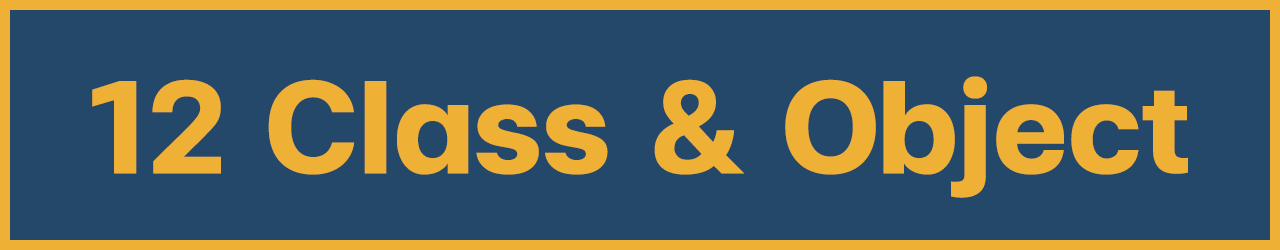
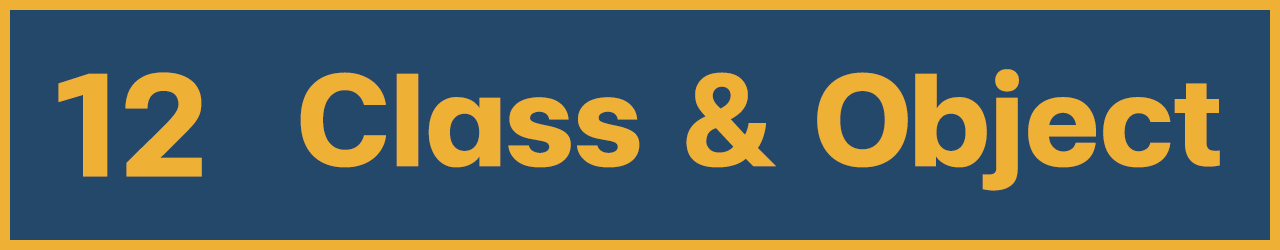
Layer changes from the first 1280px x 250px image to the second:
added layer "12" above "Class & Object" over (58, 72, 202, 177)
renamed "12 Class & Object" to "Class & Object", painted on it over (92, 69, 1220, 198)
